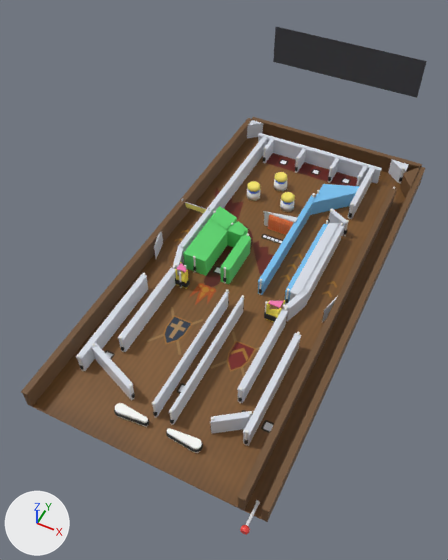
Before and after pictures for a commit that changed the glTF model public/assets/dragonwar.glb.
One viewpoint serves both versions: a camera (50 mm lens) standing at (0.645, -0.412, 1.124) and looking at (0.233, 0.412, 0.095). Arrows for +X, +Y and +Z are at lower left; the lights stay in place. The picture after the commit comes second. Where no turn or scale is listed for an object, it has been applied to the vertices.

Objects in the first picture: 'l_ball_save', 'l_inlane_l', 'l_lock', 'l_outlane_r', 'l_top_1', 'l_top_2', 'l_top_3', 'vis_backbox', 'vis_dragon', 'vis_guide_divider_l', 'vis_guide_outer_l', 'vis_guide_outer_r', 'vis_loop_l', 'vis_loop_top', 'vis_playfield', 'vis_wall_lane', 'vis_wall_left', 'vis_wall_right', 'vis_wall_top' and 48 more.
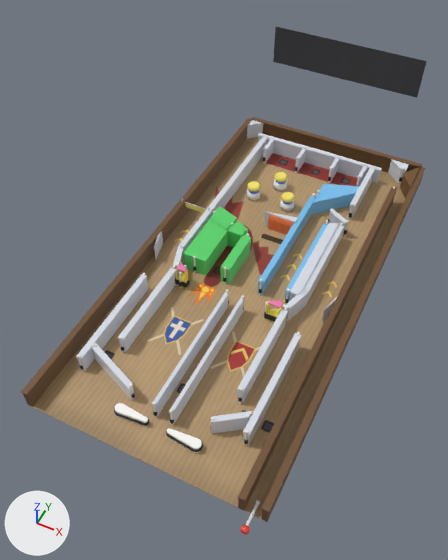
Location of each change, (x1, y1, x2, y2) in pixels of the pictures (448 x 560 px):
'vis_playfield', recoloured (brown to beige)
    both: (33, 137, 405, 519)
'l_outlane_r', recoloured
    both: (263, 422, 273, 431)
'l_inlane_l', recoloured
    both: (106, 352, 113, 358)
'l_ball_save', recoloured
    both: (179, 385, 185, 392)
'l_lock', recoloured
    both: (215, 267, 220, 273)
'l_top_3', recoloured
    both: (342, 179, 349, 183)
'l_top_2', recoloured
    both: (312, 170, 319, 174)
'l_top_1', recoloured
    both: (280, 160, 287, 164)

The change, as a list of edits to the scene's bpy script:
```text
Change mat_mat_insert:
    mat_mat_insert.base_color: (0.9, 0.9, 0.95) -> (0.08, 0.08, 0.08)  # white #f3f3f9 -> dark grey #505050
Change mat_mat_playfield:
    remove n2 = _N.new('ShaderNodeMix'); n2.name = 'Mix'
    remove n2.data_type = 'RGBA'
    remove n2.blend_type = 'MULTIPLY'
    remove n2.inputs[0].default_value = 1.0  # 'Factor'
    remove n2.inputs[7].default_value = (0.45, 0.3, 0.15, 1.0)  # 'B', brown #b3956c
    where n0 = _N.new('ShaderNodeBsdfPrincipled'); n0.name = 'Principled BSDF'
    where n3 = _N.new('ShaderNodeTexImage'); n3.name = 'Image Texture'
    remove _L.new(n2.outputs[2], n0.inputs[0])  # 'Result' to 'Base Color'
    remove _L.new(n3.outputs[0], n2.inputs[6])  # 'Color' to 'A'
    add _L.new(n3.outputs[0], n0.inputs[0])  # 'Color' to 'Base Color'
```
